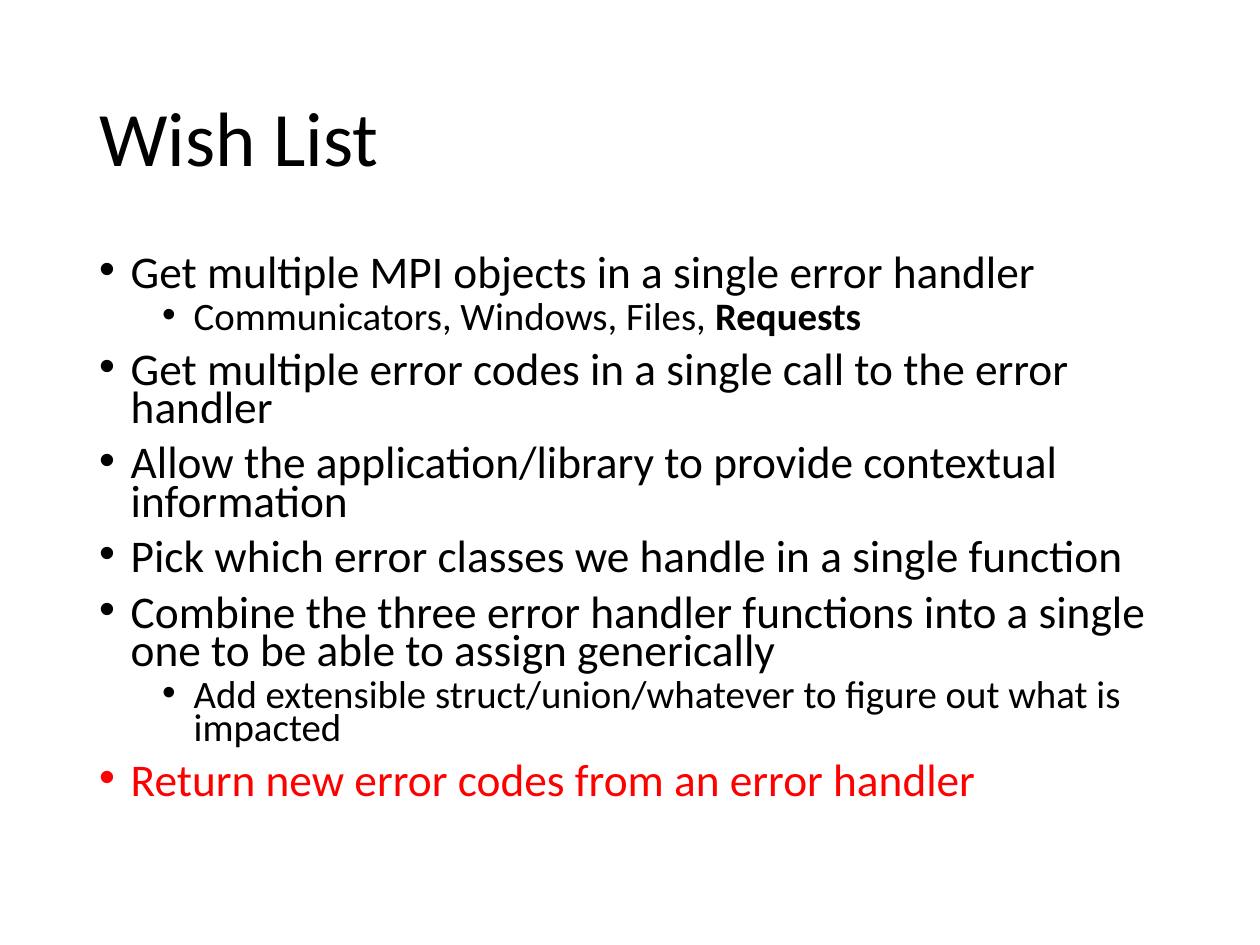
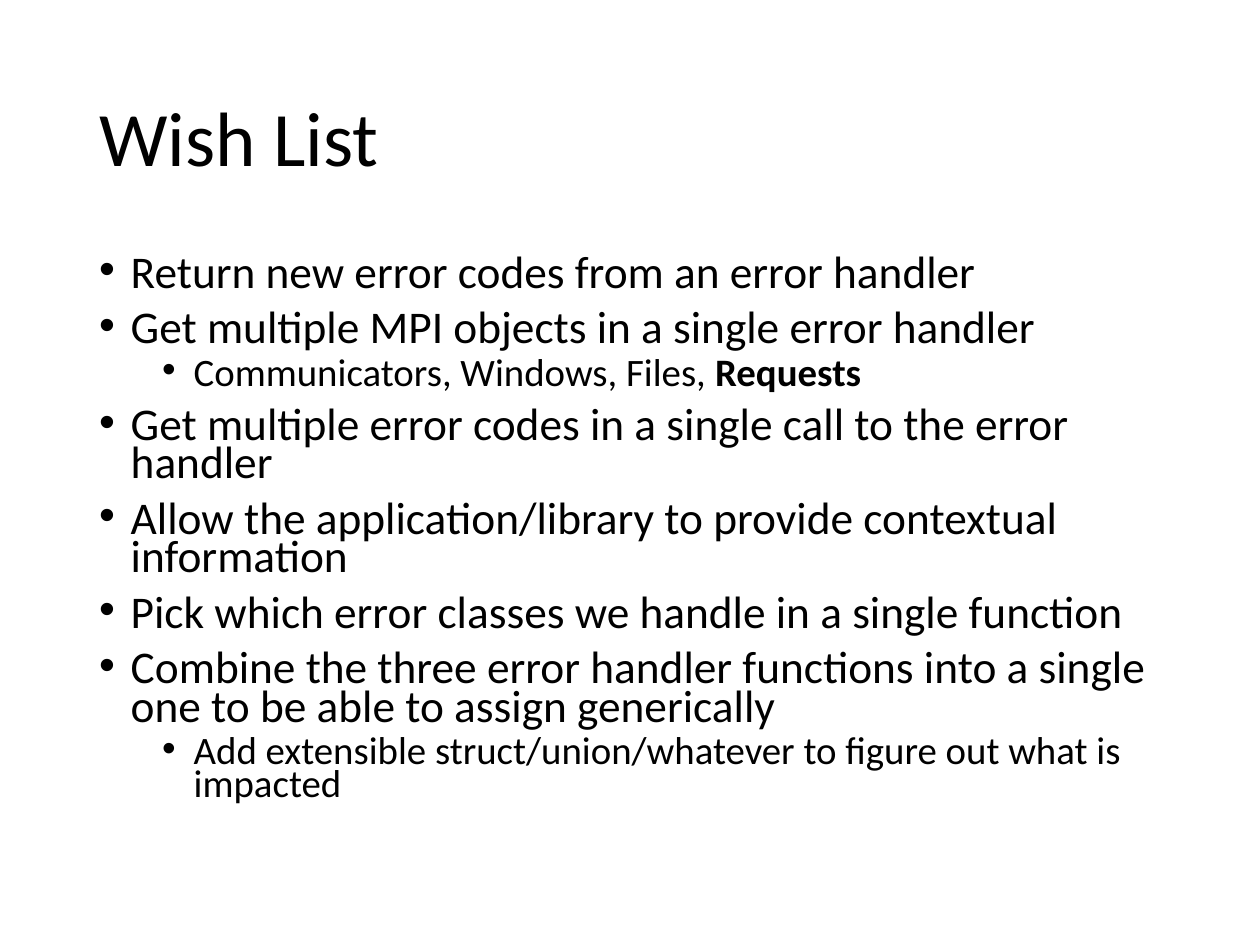
Before and after one commit to mpiwg-ft/ft-issues, a slide deck: slide 3 of slides/2016-03-01-FTWG-Error-Handlers.pptx. Drawn at 1260x945 pixels with LibreOffice and Linux fonts; fonts in the diff are those of the drawing. Boxes give left, top, right and bottom in pixels: in the first picture for what was removed or moved away, otherwise in the second. Text is boxed around its words. In the diff, an @@ line names an element or a change of style, - is before the commit and + after.

```diff
--- a/slides/2016-03-01-FTWG-Error-Handlers.pptx
+++ b/slides/2016-03-01-FTWG-Error-Handlers.pptx
@@ text at (131, 256, 975, 289): paragraph added @@
+• Return new error codes from an error handler
@@ text at (131, 764, 975, 797): paragraph removed @@
-• Return new error codes from an error handler
```
Also in this commit, not shown: 6 other slides changed, 1 slide added.
